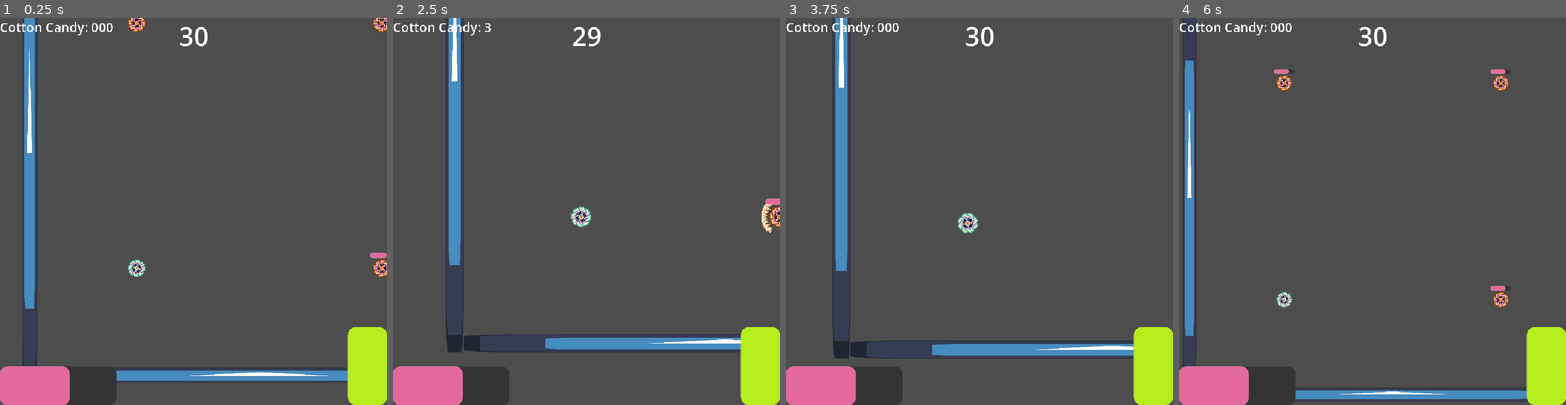
Above: before the commit, frames 1-4 (left to right).
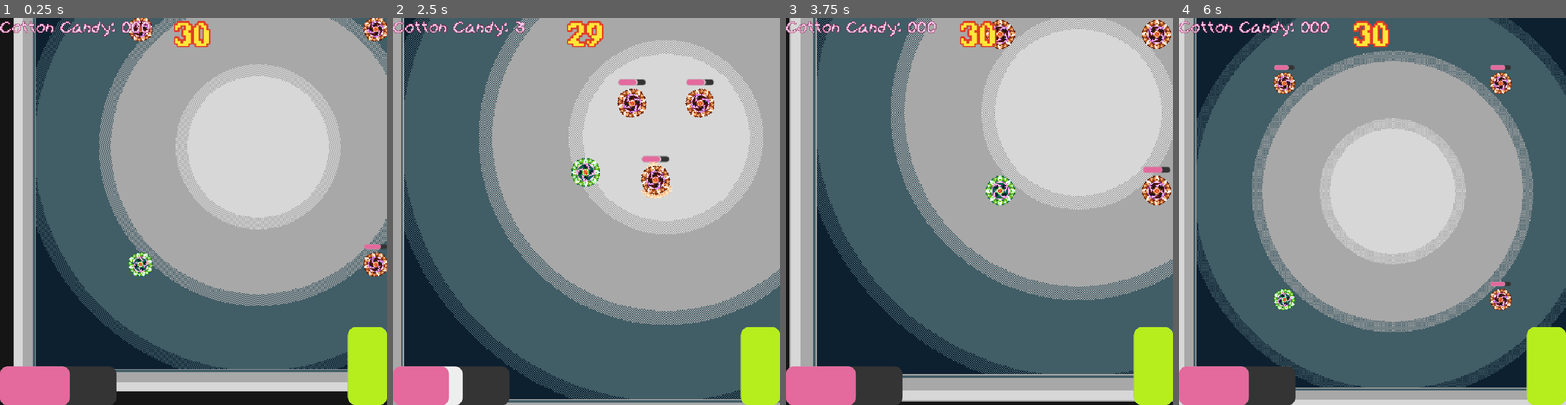
Above: after the commit, the same moments.

Repository: We-ALL-Play-Warthunder-Not-Just-Me/verySeriousSpinningCottonCandyGame
Game: Godot game, scene res://main_game.tscn
Two runs of this game, one before a commit and one after it. Both use one fixed random seed, a clock stepped at 60 frames per second and the inputs below. The engine's default icon, where the game draws it, is replaced by a stand-in: a white triangle on a blue panel in a dark square.
Inputs (mouse positions are in pixels of both pictures, inside the frame that each line leads up to):
- Up to frame 1 (0.25 s): no input
- Up to frame 2 (2.5 s): tap Enter (ui_accept) at 0.5, 0.77, 1.52 s; move the mouse to (555, 242) at 0.52 s; press the mouse at (555, 242) at 0.53 s; move the mouse to (509, 230) at 1.27 s; release the mouse at (509, 230) at 1.28 s; tap R at 1.35 s; move the mouse to (625, 126) at 2.02 s; press the mouse at (625, 126) at 2.03 s
- Up to frame 3 (3.75 s): move the mouse to (960, 288) at 2.77 s; release the mouse at (960, 288) at 2.78 s; tap R at 2.85 s; tap Enter (ui_accept) at 3.02 s; move the mouse to (1095, 269) at 3.52 s; press the mouse at (1095, 269) at 3.53 s
- Up to frame 4 (6 s): tap Enter (ui_accept) at 3.77, 4.52 s; move the mouse to (1256, 153) at 4.27 s; release the mouse at (1256, 153) at 4.28 s; tap R at 4.35, 5.85 s; move the mouse to (1391, 211) at 5.02 s; press the mouse at (1391, 211) at 5.03 s; move the mouse to (1314, 114) at 5.77 s; release the mouse at (1314, 114) at 5.78 s

The runs differ from the first frame. In frame 1, 95% of the frame differs, in the area x 0-100%, y 0-100%; in frame 2, 95%; in frame 3, 94%; in frame 4, 95%.

Commit message:
Fonts, UI, and general "Prettiness"
Trying my best to make it not look just like a boring empty room. Trying to make it at least somewhat nice looking and playing around with rich text editor stuff. Also, bounce pads.

Diff:
--- a/Enemies/Enemy.tscn
+++ b/Enemies/Enemy.tscn
@@ -1,15 +1,15 @@
 [gd_scene format=3 uid="uid://byggay1shakk"]
 
 [ext_resource type="Script" uid="uid://bs2qaie2kse3b" path="res://Enemies/enemy.gd" id="1_biruh"]
-[ext_resource type="Texture2D" uid="uid://p027gxontir7" path="res://Assets/Images/Very Serious Enemy.png" id="1_wv4gc"]
 [ext_resource type="Texture2D" uid="uid://ct5cbax4c35v" path="res://Assets/Images/Very Serious Dash.png" id="2_n1bor"]
 [ext_resource type="Script" uid="uid://uflgtvyrjjt" path="res://Common/HealthComponent.gd" id="4_7mq4p"]
+[ext_resource type="Texture2D" uid="uid://dvhkkgwf2bp3" path="res://Assets/Images/Very Serious Spinners.png" id="4_n1bor"]
 [ext_resource type="Script" uid="uid://dbd78rwuw5wsu" path="res://Common/decay_timer.gd" id="5_k2bks"]
 [ext_resource type="PackedScene" uid="uid://civ3c53lbsq3g" path="res://Common/HealthBar.tscn" id="6_oiydt"]
 
 [sub_resource type="PhysicsMaterial" id="PhysicsMaterial_xu11e"]
 friction = 0.0
-bounce = 0.4
+bounce = 0.8
 
 [sub_resource type="Animation" id="Animation_8g4oa"]
 resource_name = "PlayerSpinHigh"
@@ -86,10 +86,10 @@
 }
 
 [sub_resource type="CircleShape2D" id="CircleShape2D_b8qva"]
-radius = 9.0
+radius = 12.0
 
 [sub_resource type="CircleShape2D" id="CircleShape2D_n1bor"]
-radius = 11.0
+radius = 15.0
 
 [node name="Enemy" type="RigidBody2D" unique_id=222236015]
 mass = 0.005
@@ -106,13 +106,16 @@
 
 [node name="HealthBar" parent="." unique_id=103673131 node_paths=PackedStringArray("health") instance=ExtResource("6_oiydt")]
 offset_left = -12.0
-offset_top = -16.0
+offset_top = -21.0
 offset_right = 12.0
-offset_bottom = -11.0
+offset_bottom = -16.0
 health = NodePath("../HealthComponent")
 
 [node name="VerySeriousEnemy" type="Sprite2D" parent="." unique_id=1977203792]
-texture = ExtResource("1_wv4gc")
+texture = ExtResource("4_n1bor")
+hframes = 2
+vframes = 2
+frame = 1
 
 [node name="EnemyAnimations" type="AnimationPlayer" parent="VerySeriousEnemy" unique_id=1327218308]
 libraries/ = SubResource("AnimationLibrary_vlldt")
--- a/Enemies/enemy.gd
+++ b/Enemies/enemy.gd
@@ -67,6 +67,7 @@
 	else:
 		self.linear_velocity.lerp(Vector2(0,0),30)
 		health.HealthDecay = 0
+		dash_graphic.visible = false
 
 	previous_frame = self.linear_velocity
 	dash_graphic.rotation = previous_frame.angle()
--- a/Player/Player.tscn
+++ b/Player/Player.tscn
@@ -1,12 +1,12 @@
 [gd_scene format=3 uid="uid://c1kjh2bp3nhq6"]
 
 [ext_resource type="Script" uid="uid://uflgtvyrjjt" path="res://Common/HealthComponent.gd" id="1_3qydi"]
-[ext_resource type="Texture2D" uid="uid://b5vt0cqh3e4wk" path="res://Assets/Images/Very Serious Player.png" id="1_ddoul"]
 [ext_resource type="Texture2D" uid="uid://ct5cbax4c35v" path="res://Assets/Images/Very Serious Dash.png" id="2_0j2ni"]
 [ext_resource type="Script" uid="uid://buuube8f227ie" path="res://Player/player_rigid.gd" id="2_8g4oa"]
 [ext_resource type="PackedScene" uid="uid://civ3c53lbsq3g" path="res://Common/HealthBar.tscn" id="2_q3lat"]
 [ext_resource type="Script" uid="uid://dbd78rwuw5wsu" path="res://Common/decay_timer.gd" id="2_tok1r"]
 [ext_resource type="Texture2D" uid="uid://dvyww7i6lj64y" path="res://Assets/Images/Very Serious Arrows3.png" id="3_6ysni"]
+[ext_resource type="Texture2D" uid="uid://dvhkkgwf2bp3" path="res://Assets/Images/Very Serious Spinners.png" id="3_v0k0e"]
 [ext_resource type="Script" uid="uid://clqxigseoeluk" path="res://Player/arrow_display.gd" id="4_j23h2"]
 [ext_resource type="Script" uid="uid://b4re2wm2gcrj4" path="res://Player/UpgradeManager.gd" id="7_vlldt"]
 [ext_resource type="Script" uid="uid://cinvxcnc1wpyu" path="res://Player/PlayerUpgrades.gd" id="8_s1rgi"]
@@ -14,7 +14,7 @@
 
 [sub_resource type="PhysicsMaterial" id="PhysicsMaterial_xu11e"]
 friction = 0.0
-bounce = 0.4
+bounce = 0.8
 
 [sub_resource type="Animation" id="Animation_8g4oa"]
 resource_name = "PlayerSpinHigh"
@@ -91,7 +91,7 @@
 }
 
 [sub_resource type="CircleShape2D" id="CircleShape2D_b8qva"]
-radius = 9.0
+radius = 12.0
 
 [sub_resource type="Resource" id="Resource_j23h2"]
 script = ExtResource("8_s1rgi")
@@ -101,7 +101,7 @@
 radius = 32.0
 
 [sub_resource type="CircleShape2D" id="CircleShape2D_j23h2"]
-radius = 11.0
+radius = 15.0
 
 [node name="Player" type="RigidBody2D" unique_id=222236015]
 mass = 0.005
@@ -117,7 +117,9 @@
 offset = Vector2(-2, 0)
 
 [node name="VerySeriousPlayer" type="Sprite2D" parent="." unique_id=1977203792]
-texture = ExtResource("1_ddoul")
+texture = ExtResource("3_v0k0e")
+hframes = 2
+vframes = 2
 
 [node name="PlayerAnimations" type="AnimationPlayer" parent="VerySeriousPlayer" unique_id=1327218308]
 libraries/ = SubResource("AnimationLibrary_vlldt")
--- a/Player/player_rigid.gd
+++ b/Player/player_rigid.gd
@@ -16,6 +16,7 @@
 @onready var dash_graphic = $VerySeriousDash
 @onready var the_dark = get_node("/root/MainGame/TheDark")
 @onready var dash_bar = $CanvasLayer/DashBar
+@onready var health_bar = $CanvasLayer/HealthBar
 var can_dash = true
 var aiming = false
 var dash_countdown
@@ -81,6 +82,10 @@
 	else:
 		self.linear_velocity.lerp(Vector2(0,0),30)
 		health.HealthDecay = 0
+		dash_graphic.visible = false
+		draw_arrow.visible = false
+		health_bar.visible = false
+		dash_bar.visible = false
 
 	var to_center = self.position.direction_to(center_stage.position)
 	self.apply_force(to_center * center_stage.gravity)
--- a/TestTimer.gd
+++ b/TestTimer.gd
@@ -20,24 +20,43 @@
 			get_tree().change_scene_to_file(level_fqn)
 
 func calculate_scores():
-	final_text = "[b]FIN[/b]"
+	final_text = "[outline_size={32}][b][color=ffe737][outline_color=4f1507]FIN[/outline_color][/color][/b][/outline_size]"
 	var scores_array = []
 	for player in candy_tracker.spinners_dictionary:
 		scores_array.append([candy_tracker.spinners_dictionary[player], player])
 	scores_array.sort()
 	scores_array.reverse()
-	var player_placement = 0
+	var placement = 0
 	var win_multiplier = 0
+	var multiplier_display = ""
 	for scores in scores_array:
-		player_placement+= 1
-		var score_candy = "\n" + scores[1] + " Candy: " + str(scores[0])
+		placement += 1
+		var spinner_placed: String
+		if placement == 1:
+			spinner_placed = "[color=fec9ed][outline_color=cf3c71]1st - "
+		elif placement == 2:
+			spinner_placed = "[color=cc69e4][outline_color=00177d]2nd - "
+		elif placement == 3:
+			spinner_placed = "[color=6264dc][outline_color=211640]3rd - "
+		elif placement == 4:
+			spinner_placed = "[color=e03c28][outline_color=4f1507]4th - "
+
+		var score_candy = "\n" + spinner_placed + scores[1] + ": " + str(scores[0]) + "[/outline_color][/color]"
 		final_text += score_candy
 		if scores[1] == "Player":
-			if player_placement == 1: win_multiplier = 2.0
-			elif player_placement == 2: win_multiplier = 1.5
-			elif player_placement == 3: win_multiplier = 1.0
-			elif player_placement == 4: win_multiplier = 0.5
-	final_text += "\nPlayer gets a multiplier of: " + str(win_multiplier)
+			if placement == 1:
+				win_multiplier = 2.0
+				multiplier_display = "[color=fec9ed][outline_color=cf3c71][font_size={56}]\n\nPlayer gets a multiplier of: " + str(win_multiplier)
+			elif placement == 2:
+				win_multiplier = 1.5
+				multiplier_display = "[color=cc69e4][outline_color=00177d][font_size={56}]\n\nPlayer gets a multiplier of: " + str(win_multiplier)
+			elif placement == 3:
+				win_multiplier = 1.0
+				multiplier_display = "[color=6264dc][outline_color=211640][font_size={56}]\n\nPlayer gets a multiplier of: " + str(win_multiplier)
+			elif placement == 4:
+				win_multiplier = 0.5
+				multiplier_display = "[color=e03c28][outline_color=4f1507][font_size={56}]\n\nYour Candy Multiplier: " + str(win_multiplier)
+	final_text += multiplier_display
 	round_over_text.append_text(final_text)
 	round_over_text.visible = true
 	var player_winnings = floori(candy_tracker.spinners_dictionary["Player"] * win_multiplier)
@@ -46,6 +65,9 @@
 
 func round_end():
 	Engine.set_time_scale(1.0)
+	candy_tracker.visible = false
+	self.visible = false
+	center_stage.gravity = 0.0
 	camera.switch_camera_points(center_stage)
 	the_dark.visible = false
 	round_over = true
--- a/center_stage.gd
+++ b/center_stage.gd
@@ -2,3 +2,7 @@
 
 @export var gravity = 0.0
 var round_playing = true
+
+func _process(delta: float) -> void:
+	if round_playing == false and gravity > 0.0:
+		gravity -= delta
--- a/main_game.tscn
+++ b/main_game.tscn
@@ -1,5 +1,6 @@
 [gd_scene format=3 uid="uid://d1143h5fnthge"]
 
+[ext_resource type="Texture2D" uid="uid://cfuhvkvwid7v5" path="res://Assets/Images/Very Serious Arena.png" id="1_02kkc"]
 [ext_resource type="Script" uid="uid://b3mexmqks0wdv" path="res://center_stage.gd" id="1_2pltu"]
 [ext_resource type="Script" uid="uid://c2lkm3t8ksxn4" path="res://player_spawn_test.gd" id="1_l5ukw"]
 [ext_resource type="PackedScene" uid="uid://c1kjh2bp3nhq6" path="res://Player/Player.tscn" id="2_l5ukw"]
@@ -10,13 +11,43 @@
 [ext_resource type="Script" uid="uid://bbvr8adcc6mf7" path="res://cotton_candy_tracker.gd" id="6_2pltu"]
 [ext_resource type="Resource" uid="uid://dfojukemdokol" path="res://Player/CottonCandyBank.tres" id="6_4srsv"]
 [ext_resource type="Texture2D" uid="uid://d1piy38h5wsfi" path="res://Assets/Images/icon.svg" id="7_f52ns"]
+[ext_resource type="FontFile" uid="uid://cttbx20lipnhr" path="res://Fonts/IsWasted.ttf" id="9_krmtw"]
+[ext_resource type="FontFile" uid="uid://biei7ob14e0ew" path="res://Fonts/Gibberesque.ttf" id="11_aomqu"]
+
+[sub_resource type="CanvasTexture" id="CanvasTexture_krmtw"]
 
 [sub_resource type="RectangleShape2D" id="RectangleShape2D_tsdbm"]
 size = Vector2(128.00002, 128)
 
+[sub_resource type="PhysicsMaterial" id="PhysicsMaterial_b8qva"]
+friction = 0.0
+bounce = 1.0
+
+[sub_resource type="CircleShape2D" id="CircleShape2D_tsdbm"]
+radius = 24.0
+
+[sub_resource type="RectangleShape2D" id="RectangleShape2D_an1vu"]
+size = Vector2(16, 128)
+
+[sub_resource type="RectangleShape2D" id="RectangleShape2D_jgkyn"]
+size = Vector2(16, 128)
+
+[sub_resource type="RectangleShape2D" id="RectangleShape2D_qpaub"]
+size = Vector2(128, 16)
+
+[sub_resource type="RectangleShape2D" id="RectangleShape2D_krmtw"]
+size = Vector2(128.00003, 16)
+
 [sub_resource type="PlaceholderTexture2D" id="PlaceholderTexture2D_mf81u"]
 
 [node name="MainGame" type="Node" unique_id=2037128485]
+
+[node name="BackgroundColor" type="Sprite2D" parent="." unique_id=1995283256]
+modulate = Color(0.08235294, 0.08235294, 0.08235294, 1)
+z_index = -1
+position = Vector2(1.5258789e-05, -4.5474735e-13)
+scale = Vector2(2000, 2000)
+texture = SubResource("CanvasTexture_krmtw")
 
 [node name="Wall" type="Sprite2D" parent="." unique_id=1647511951]
 z_index = -1
@@ -68,6 +99,59 @@
 scale = Vector2(0.9999999, 0.9999998)
 shape = SubResource("RectangleShape2D_tsdbm")
 
+[node name="VerySeriousArena" type="Sprite2D" parent="." unique_id=1504086012]
+z_index = -1
+position = Vector2(-1.5258789e-05, 0)
+scale = Vector2(0.9999998, 1)
+texture = ExtResource("1_02kkc")
+
+[node name="BouncePad" type="StaticBody2D" parent="." unique_id=1780365885]
+position = Vector2(-1.5258789e-05, 0)
+scale = Vector2(0.9999998, 1)
+physics_material_override = SubResource("PhysicsMaterial_b8qva")
+
+[node name="CollisionShape2D" type="CollisionShape2D" parent="BouncePad" unique_id=1024222228]
+shape = SubResource("CircleShape2D_tsdbm")
+debug_color = Color(4.512258e-09, 0.04645966, 0.062253393, 0.41960785)
+
+[node name="BouncePad2" type="StaticBody2D" parent="." unique_id=1489324685]
+position = Vector2(-224.00002, 0)
+scale = Vector2(0.9999998, 1)
+physics_material_override = SubResource("PhysicsMaterial_b8qva")
+
+[node name="CollisionShape2D" type="CollisionShape2D" parent="BouncePad2" unique_id=1849764393]
+position = Vector2(1.5258789e-05, 0)
+shape = SubResource("RectangleShape2D_an1vu")
+debug_color = Color(4.512258e-09, 0.04645966, 0.062253393, 0.41960785)
+
+[node name="BouncePad3" type="StaticBody2D" parent="." unique_id=1036731952]
+position = Vector2(224.00002, 0)
+scale = Vector2(0.9999998, 1)
+physics_material_override = SubResource("PhysicsMaterial_b8qva")
+
+[node name="CollisionShape2D" type="CollisionShape2D" parent="BouncePad3" unique_id=1010336694]
+position = Vector2(-3.0517578e-05, 0)
+shape = SubResource("RectangleShape2D_jgkyn")
+debug_color = Color(4.512258e-09, 0.04645966, 0.062253393, 0.41960785)
+
+[node name="BouncePad4" type="StaticBody2D" parent="." unique_id=1361175782]
+position = Vector2(0, -224)
+scale = Vector2(0.9999998, 1)
+physics_material_override = SubResource("PhysicsMaterial_b8qva")
+
+[node name="CollisionShape2D" type="CollisionShape2D" parent="BouncePad4" unique_id=1402460114]
+shape = SubResource("RectangleShape2D_qpaub")
+debug_color = Color(4.512258e-09, 0.04645966, 0.062253393, 0.41960785)
+
+[node name="BouncePad5" type="StaticBody2D" parent="." unique_id=557505003]
+position = Vector2(0, 224)
+scale = Vector2(0.9999998, 1)
+physics_material_override = SubResource("PhysicsMaterial_b8qva")
+
+[node name="CollisionShape2D" type="CollisionShape2D" parent="BouncePad5" unique_id=1749053620]
+shape = SubResource("RectangleShape2D_krmtw")
+debug_color = Color(4.512258e-09, 0.04645966, 0.062253393, 0.41960785)
+
 [node name="TheDark" type="Sprite2D" parent="." unique_id=1887689143]
 visible = false
 modulate = Color(0.012617188, 0.012617188, 0.012617188, 0.21568628)
@@ -102,6 +186,7 @@
 
 [node name="CenterStage" type="Node2D" parent="." unique_id=2022388985]
 script = ExtResource("1_2pltu")
+gravity = 1.5
 
 [node name="FancyCamera" type="Camera2D" parent="." unique_id=1344449492]
 zoom = Vector2(2, 2)
@@ -125,6 +210,10 @@
 offset_right = 24.0
 offset_bottom = 42.0
 grow_horizontal = 2
+theme_override_colors/font_color = Color(1, 0.906, 0.216, 1)
+theme_override_colors/font_outline_color = Color(0.8784314, 0.23529412, 0.15686275, 1)
+theme_override_constants/outline_size = 16
+theme_override_fonts/font = ExtResource("9_krmtw")
 theme_override_font_sizes/font_size = 64
 text = "30"
 horizontal_alignment = 1
@@ -150,16 +239,27 @@
 offset_bottom = 360.0
 grow_horizontal = 2
 grow_vertical = 2
+theme_override_colors/font_shadow_color = Color(0, 0, 0, 0.63529414)
+theme_override_constants/shadow_outline_size = 8
+theme_override_constants/shadow_offset_x = 4
+theme_override_constants/shadow_offset_y = 4
+theme_override_constants/outline_size = 8
+theme_override_fonts/normal_font = ExtResource("11_aomqu")
+theme_override_fonts/bold_font = ExtResource("9_krmtw")
 theme_override_font_sizes/normal_font_size = 48
-theme_override_font_sizes/bold_font_size = 128
+theme_override_font_sizes/bold_font_size = 192
 tab_size = 8
 horizontal_alignment = 1
 vertical_alignment = 1
 
 [node name="CottonCandyTracker" type="Label" parent="CanvasLayer" unique_id=1152458661]
-offset_right = 88.0
-offset_bottom = 16.0
-theme_override_font_sizes/font_size = 32
+offset_right = 375.0
+offset_bottom = 45.0
+theme_override_colors/font_color = Color(0.99607843, 0.7882353, 0.92941177, 1)
+theme_override_colors/font_outline_color = Color(0.5294118, 0.08627451, 0.27450982, 1)
+theme_override_constants/outline_size = 4
+theme_override_fonts/font = ExtResource("11_aomqu")
+theme_override_font_sizes/font_size = 48
 text = "Cotton Candy: 000"
 script = ExtResource("6_2pltu")
 
Binary file added: Assets/Images/Very Serious Arena.png
Not shown, added: Assets/Images/Very Serious Arena.png.import
Binary file changed: Assets/Images/Very Serious Arrows1.png
Binary file changed: Assets/Images/Very Serious Arrows2.png
Binary file changed: Assets/Images/Very Serious Arrows3.png
Binary file added: Assets/Images/Very Serious Spinners.png
Not shown, added: Assets/Images/Very Serious Spinners.png.import
Binary file added: Fonts/Gibberesque.ttf
Not shown, added: Fonts/Gibberesque.ttf.import
Binary file added: Fonts/IsWasted.ttf
Not shown, added: Fonts/IsWasted.ttf.import
